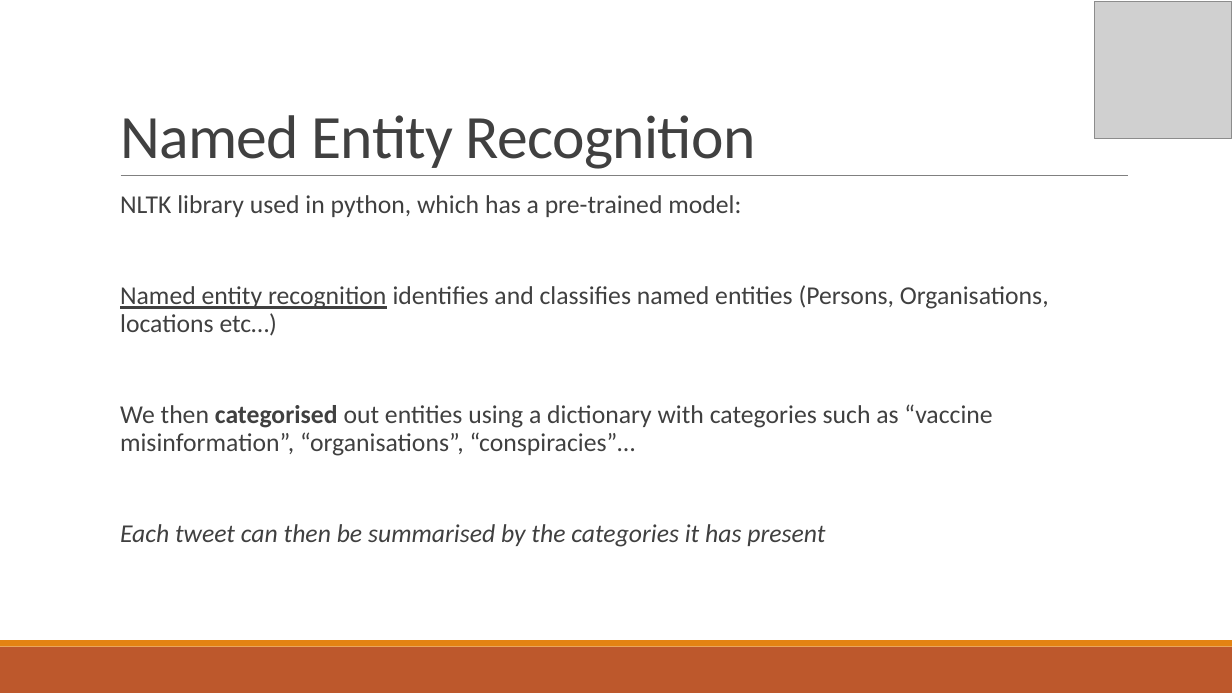
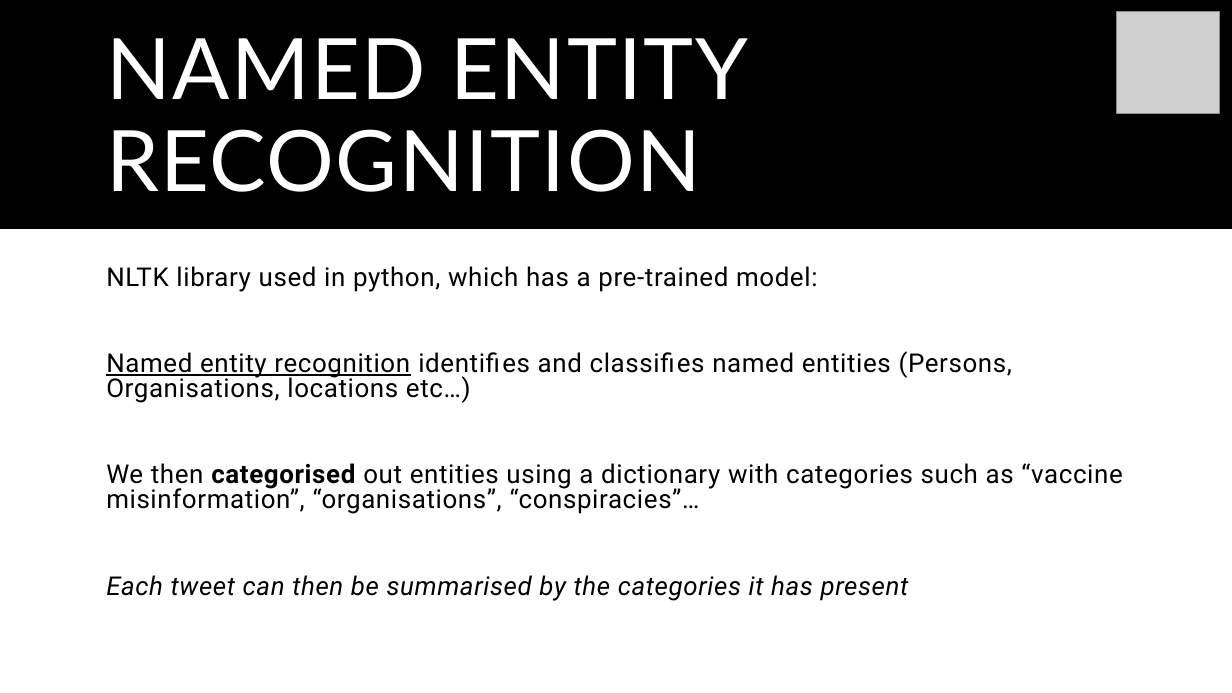
Before and after one commit to WellcomeIdeathon2023/The_Social_Scientists, a slide deck: slide 5 of Powerpoint presentation.pptx. Drawn at 1232x693 pixels with LibreOffice and Linux fonts; fonts in the diff are those of the drawing; grey boxes stand for pictures. Boxes give left, top, right and bottom in pixels: in the first picture for what was removed or moved away, otherwise in the second. Text is boxed around its words. In the diff, an @@ line names an element or a change of style, - is before the commit and + after.

```diff
--- a/Powerpoint presentation.pptx
+++ b/Powerpoint presentation.pptx
@@ rectangle added at [0,0,1232,229], fill #000000 @@
@@ picture: place and size @@
-picture at [1095,2,1232,139]
+picture at [1117,11,1220,114]
@@ title "NAMED ENTITY RECOGNITION" at [106,38,748,192]: vertical alignment bottom to middle @@
@@ title at [106,38,748,192]: text changed; size 48 to 66 pt; font Calibri to Lato; text colour #404040 to #FFFFFF @@
-Named Entity Recognition
+NAMED ENTITY RECOGNITION
@@ line removed from (121, 176) to (1128, 176) @@
@@ text "NLTK library used in python, ...": place and size @@
-text "NLTK library used in python, ..." at [120,195,1049,547]
+text "NLTK library used in python, ..." at [106,266,1122,601]
@@ text "NLTK library used in python, ..." at [106,266,1122,601]: size 20 to 20.1 pt, font Calibri to Roboto, text colour #404040 to #000000, letter spacing 0 to 0.5 pt; bullet   to none; line spacing 0.9 to 0.81 @@
@@ rectangle removed at [0,647,1232,693] @@
@@ rectangle removed at [0,640,1232,647] @@
```
Also in this commit, not shown: 9 other slides changed, 3 other files.
